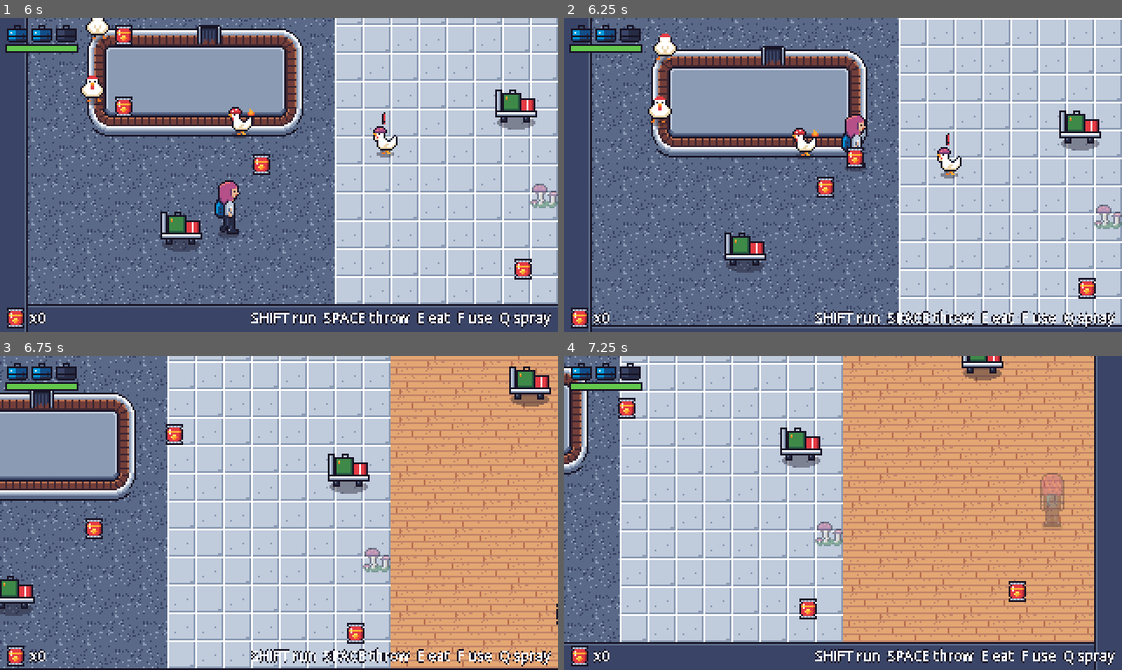
Above: before the commit, frames 1-4 (two rows, left to right).
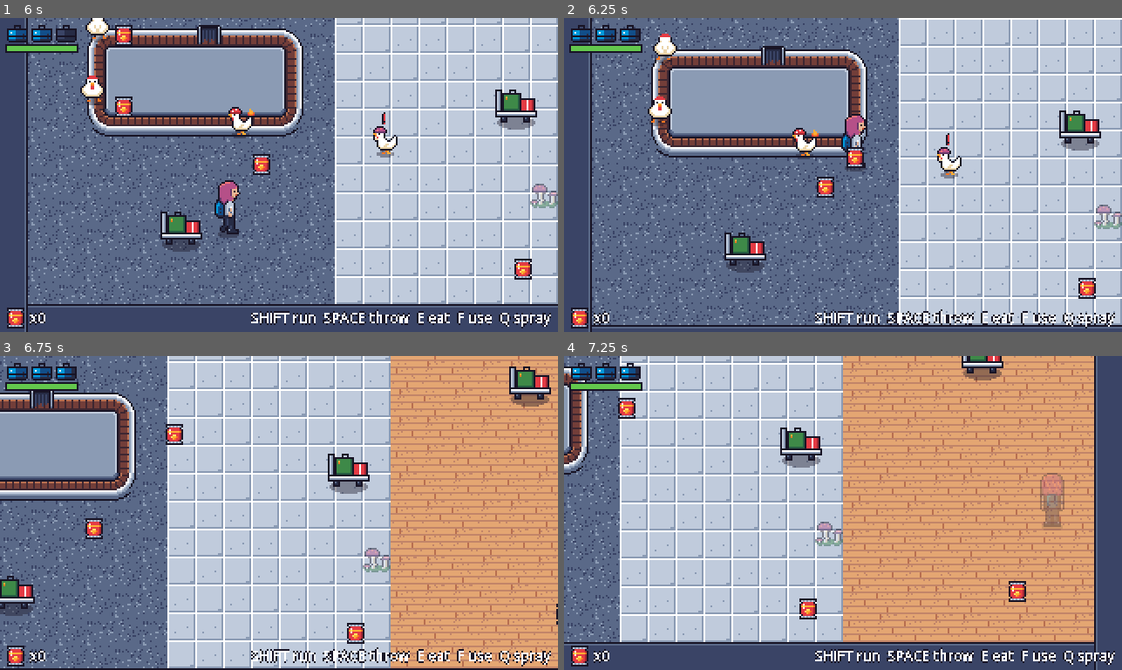
Above: after the commit, the same moments.

Repository: mvdmakesthings/PlanePoultryPanic
Game: Godot game, scene res://tests/prototype_smoke.tscn
The game is run twice, just before and just after one commit, with the same random seed, the same clock (stepped at 60 frames per second) and the same inputs. This scene is started directly instead of the project's main scene.
Inputs (mouse positions are in pixels of both pictures, inside the frame that each line leads up to):
- Up to frame 1 (6 s): move the mouse to (401, 159) at 0.52 s; hold D (move_right) 0.53-1.28 s; hold E (eat_snack) 0.53-1.28 s; click (401, 159) at 0.67 s; move the mouse to (167, 190) at 1.27 s; hold S (move_down) 1.28-2.03 s; tap E (eat_snack) at 1.35, 2.3, 3.05, 3.8, 4.55, 5.85 s; move the mouse to (334, 105) at 2.02 s; hold D (move_right) 2.03-2.78 s; hold F (interact) 2.03-2.78 s; move the mouse to (251, 237) at 2.77 s; hold W (move_up) 2.78-3.53 s; tap Shift (run) at 2.85 s; click (251, 237) at 2.92 s; move the mouse to (446, 222) at 3.52 s; hold Q (spray) 3.53-4.28 s; hold A (move_left) 3.53-5.03 s; move the mouse to (111, 127) at 4.27 s; tap Space (throw_snack) at 4.35 s; move the mouse to (306, 175) at 5.02 s; hold S (move_down) 5.03-5.78 s; hold E (eat_snack) 5.03-5.78 s; click (306, 175) at 5.17 s; move the mouse to (195, 96) at 5.77 s; hold D (move_right) from 5.78 s (still down)
- Up to frame 2 (6.25 s): keep holding D (move_right)
- Up to frame 3 (6.75 s): move the mouse to (401, 497) at 6.52 s; release D (move_right) at 6.53 s; hold W (move_up) from 6.53 s (still down); hold F (interact) from 6.53 s (still down)
- Up to frame 4 (7.25 s): keep holding W (move_up); keep holding F (interact); tap E (eat_snack) at 6.8 s

Frame 1 is identical in both runs. In frame 2, less than 0.1% of the frame differs, in the area x 10-13%, y 3-8%; in frame 3, less than 0.1%; in frame 4, less than 0.1%.

Commit message:
Make eggs deal a quarter of a suitcase
Health is now tracked in quarter suitcases (12 units for 3
suitcases). Chicken pecks still cost a whole suitcase and snacks
still heal one, but an egg only costs a quarter. The HUD draws a
partly lost suitcase as partly filled, emptying from the right.

Diff:
--- a/game/scripts/characters/chicken.gd
+++ b/game/scripts/characters/chicken.gd
@@ -467,7 +467,7 @@
 		return
 	for body in _hitbox.get_overlapping_bodies():
 		if body is Player:
-			(body as Player).take_damage(1, global_position)
+			(body as Player).take_damage(Player.SUITCASE, global_position)
 
 
 func _update_visuals() -> void:
--- a/game/scripts/characters/player.gd
+++ b/game/scripts/characters/player.gd
@@ -4,6 +4,7 @@
 ## luggage-icon health with invincibility frames, and snacks that either heal
 ## or get thrown to distract chickens.
 
+## Health is counted in quarter suitcases (see SUITCASE).
 signal health_changed(current: int, maximum: int)
 signal stamina_changed(current: float, maximum: float)
 signal snacks_changed(count: int)
@@ -17,11 +18,15 @@
 const WALK_EXTINGUISHER_SHEET := preload("res://assets/sprites/player_walk_extinguisher.png")
 const IDLE_EXTINGUISHER_SHEET := preload("res://assets/sprites/player_idle_extinguisher.png")
 const FRAME_SIZE := Vector2i(16, 32)
+## Health units in one suitcase on the HUD. A chicken peck costs a whole
+## suitcase; an egg costs a single unit, a quarter of one.
+const SUITCASE := 4
 const SHADOW_COLOR := Color(0.094, 0.078, 0.145, 0.4)
 
 @export var walk_speed := 100.0
 @export var run_speed := 150.0
-@export var max_health := 3
+## Health in suitcases, as shown on the HUD.
+@export var suitcases := 3
 @export var max_stamina := 100.0
 ## Stamina spent per second while running.
 @export var stamina_drain := 40.0
@@ -35,7 +40,9 @@
 @export var knockback_strength := 160.0
 @export var knockback_decay := 800.0
 
+## Current and maximum health, in quarter suitcases.
 var health: int
+var max_health: int
 var stamina: float
 var snacks: int
 ## Fire extinguisher charges left; 0 means no extinguisher.
@@ -51,6 +58,7 @@
 
 
 func _ready() -> void:
+	max_health = suitcases * SUITCASE
 	health = max_health
 	stamina = max_stamina
 	snacks = starting_snacks
@@ -132,7 +140,8 @@
 	if snacks <= 0 or health >= max_health:
 		return
 	snacks -= 1
-	health += 1
+	# A snack restores one whole suitcase.
+	health = mini(health + SUITCASE, max_health)
 	snacks_changed.emit(snacks)
 	health_changed.emit(health, max_health)
 
--- a/game/scripts/objects/egg_projectile.gd
+++ b/game/scripts/objects/egg_projectile.gd
@@ -11,6 +11,8 @@
 @export var speed := 140.0
 @export var max_lifetime := 2.0
 @export var splat_time := 0.5
+## Damage in quarter suitcases: an egg stings, a peck hurts four times as much.
+@export var damage := 1
 
 var direction := Vector2.RIGHT
 
@@ -49,7 +51,7 @@
 
 	var player := get_tree().get_first_node_in_group("player") as Player
 	if player and not player.is_dead and global_position.distance_to(player.global_position) < 7.0:
-		player.take_damage(1, global_position - direction * 8.0)
+		player.take_damage(damage, global_position - direction * 8.0)
 		_splat()
 
 
--- a/game/scripts/ui/hud.gd
+++ b/game/scripts/ui/hud.gd
@@ -60,10 +60,17 @@
 func _draw() -> void:
 	var font := get_theme_default_font()
 
-	for i in _max_health:
-		var frame := 0 if i < _health else 1
-		var source := Rect2(Vector2(frame * LUGGAGE_SIZE.x, 0), LUGGAGE_SIZE)
-		draw_texture_rect_region(LUGGAGE, Rect2(Vector2(4 + i * 14, 4), LUGGAGE_SIZE), source)
+	# One suitcase per Player.SUITCASE health units; partly lost suitcases
+	# are drawn partly filled, emptying from the right.
+	for i in _max_health / Player.SUITCASE:
+		var pos := Vector2(4 + i * 14, 4)
+		var fill := clampi(_health - i * Player.SUITCASE, 0, Player.SUITCASE)
+		var empty := Rect2(Vector2(LUGGAGE_SIZE.x, 0), LUGGAGE_SIZE)
+		draw_texture_rect_region(LUGGAGE, Rect2(pos, LUGGAGE_SIZE), empty)
+		if fill > 0:
+			var width := roundf(LUGGAGE_SIZE.x * fill / Player.SUITCASE)
+			var full := Rect2(Vector2.ZERO, Vector2(width, LUGGAGE_SIZE.y))
+			draw_texture_rect_region(LUGGAGE, Rect2(pos, full.size), full)
 
 	var bar := Rect2(4, 16, 40, 3)
 	draw_rect(bar.grow(1), TEXT_OUTLINE)
--- a/game/tests/prototype_smoke.gd
+++ b/game/tests/prototype_smoke.gd
@@ -45,14 +45,15 @@
 	var health_before := player.health
 	print("health before the damage check: %d/%d" % [health_before, player.max_health])
 	player.take_damage(1, player.global_position + Vector2.LEFT)
-	_check(player.health == maxi(health_before - 1, 0), "taking damage costs 1 health")
+	_check(player.health == maxi(health_before - 1, 0), "taking damage costs that much health")
 
 	if not player.is_dead:
 		player.add_snack()
 		var hurt_health := player.health
 		_tap("eat_snack")
 		await get_tree().physics_frame
-		_check(player.health == hurt_health + 1, "eating a snack heals 1")
+		_check(player.health == mini(hurt_health + Player.SUITCASE, player.max_health),
+			"eating a snack heals a whole suitcase")
 
 	# A snack thrown at the carousel must not land on the solid island, or
 	# chickens would push against it forever trying to reach the snack.
@@ -139,6 +140,7 @@
 	print("egg shooter distance: %.0f, player health %d" % [
 		chicken.global_position.distance_to(player.global_position), player.health])
 	_check(player.health < player.max_health, "egg shooter hits the player from range")
+	_check(player.health >= player.max_health - 2, "an egg costs only a quarter suitcase")
 	setup[0].queue_free()
 
 	# Flight chickens hop over the carousel instead of walking around it.
Not shown, changed: docs/game-design-document.md
